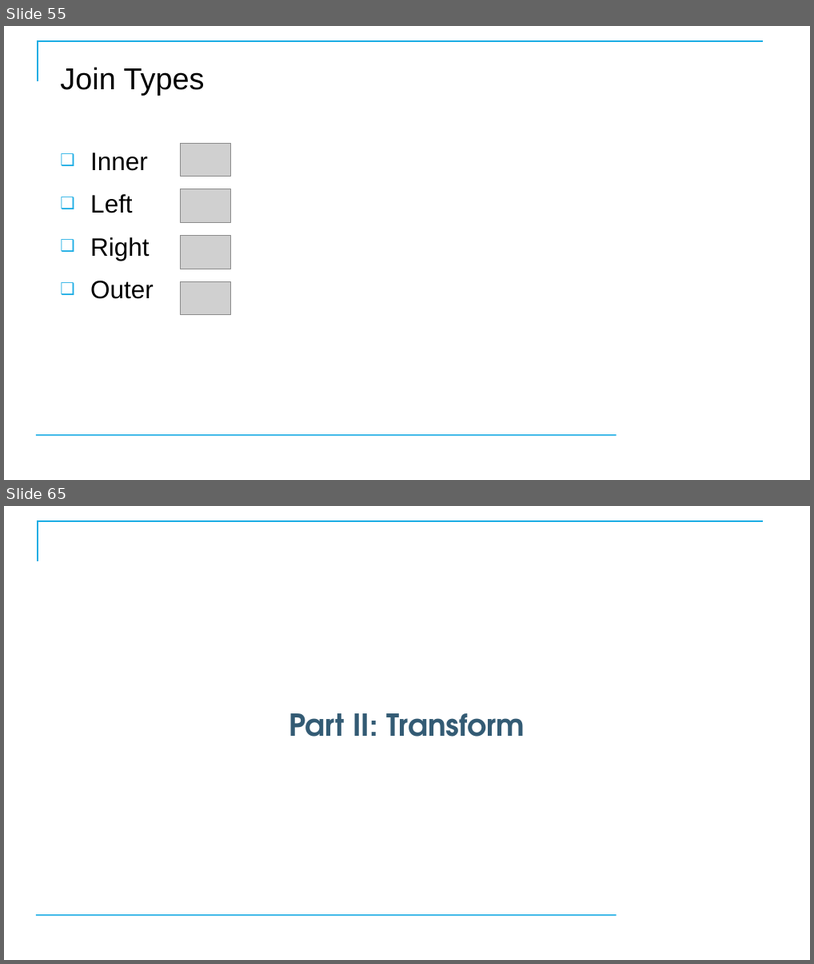
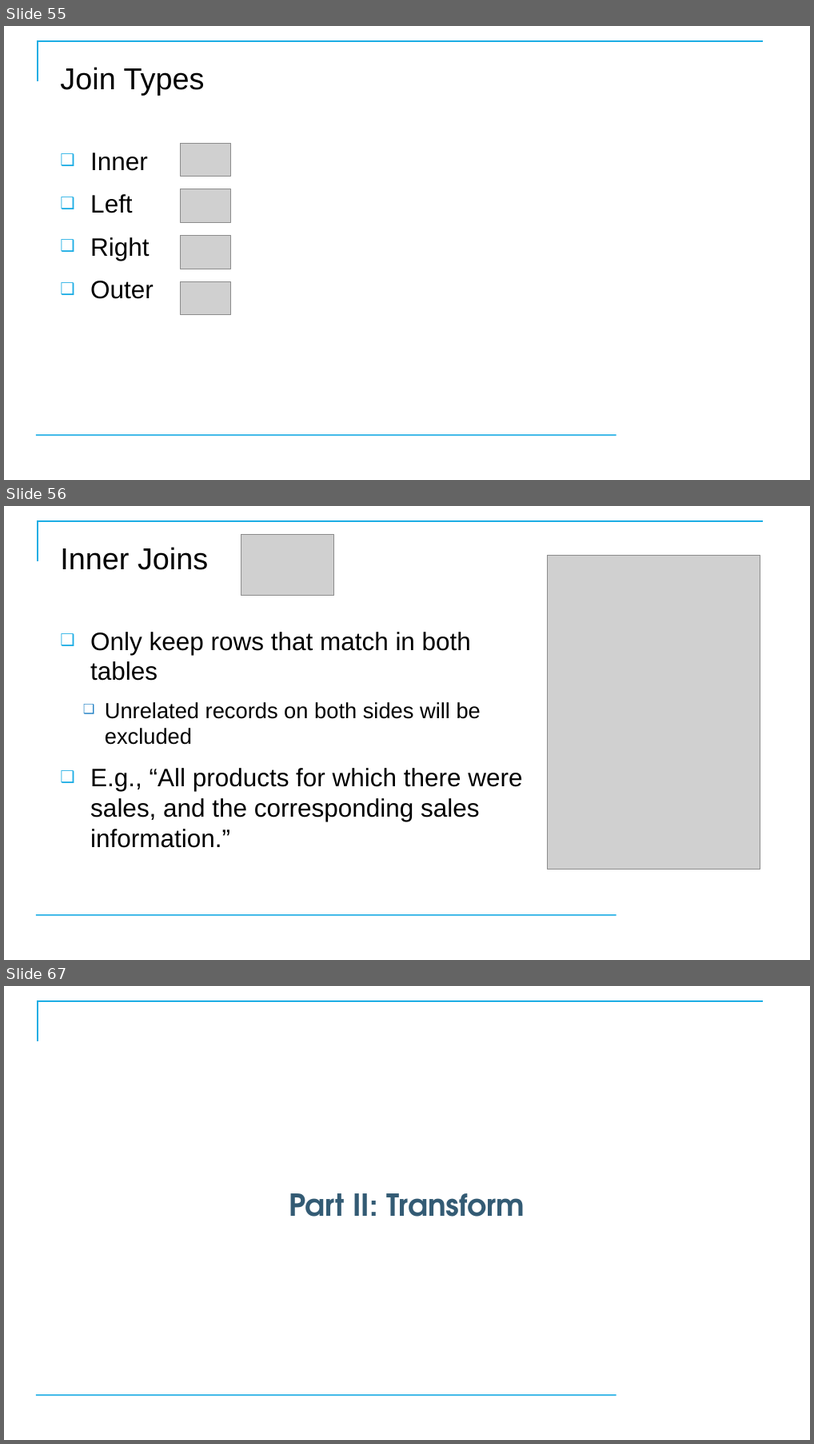
Before and after one commit to CostelloTechnicalConsulting/XTBP10---Tableau-Prep-Introduction, a slide deck: ppt/TableauPrepBuilderIntroV1_1.pptx. Shown one above the other, each under a label of ours: slides 55 and 65 before the commit, slides 55, 56 and 67 after it; the slides between them are not shown. The pictures are 814x964 and 814x1444 pixels, drawn with LibreOffice and Linux fonts; fonts in the diff are those of the drawing; grey boxes stand for pictures; background and template pictures are left out. Boxes give left, top, right and bottom in pixels: in the first picture for what was removed or moved away, otherwise in the second. Text is boxed around its words. In the diff, an @@ line names an element or a change of style, - is before the commit and + after.

```diff
--- a/ppt/TableauPrepBuilderIntroV1_1.pptx
+++ b/ppt/TableauPrepBuilderIntroV1_1.pptx
@@ slide 56 added at box(4, 506, 810, 960), background #FFFFFF; not listed: 2 template elements that a slide beside it also shows @@
@@ title added at box(60, 547, 208, 570), 36 pt, text #000000 @@
+Inner Joins
@@ picture added at box(241, 535, 334, 596) @@
@@ picture added at box(548, 555, 760, 869) @@
@@ text added at box(90, 632, 522, 848), 30 pt, text #000000 @@
+❑ Only keep rows that match in both tables
+  ❑ Unrelated records on both sides will be excluded
+❑ E.g., “All products for which there were sales, and the corresponding sales information.”
@@ what was slide 65 is now slide 67 @@
```
Also in this commit, not shown: 4 slides changed, 6 other slides added, 5 slides removed, 8 other files.
